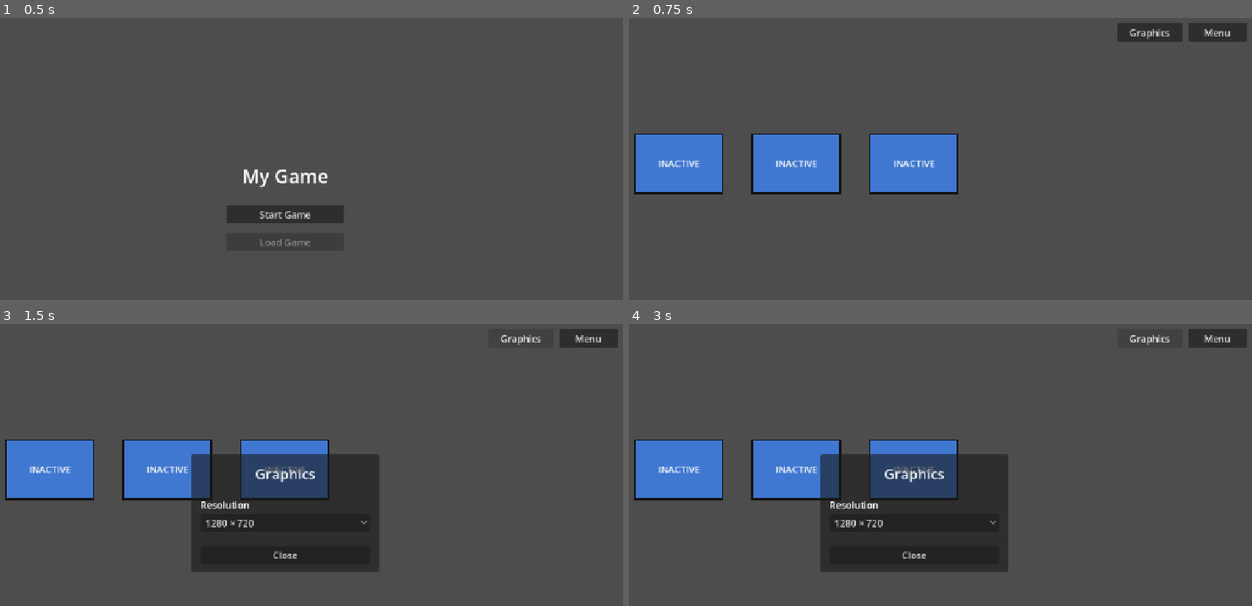
Above: before the commit, frames 1-4 (two rows, left to right).
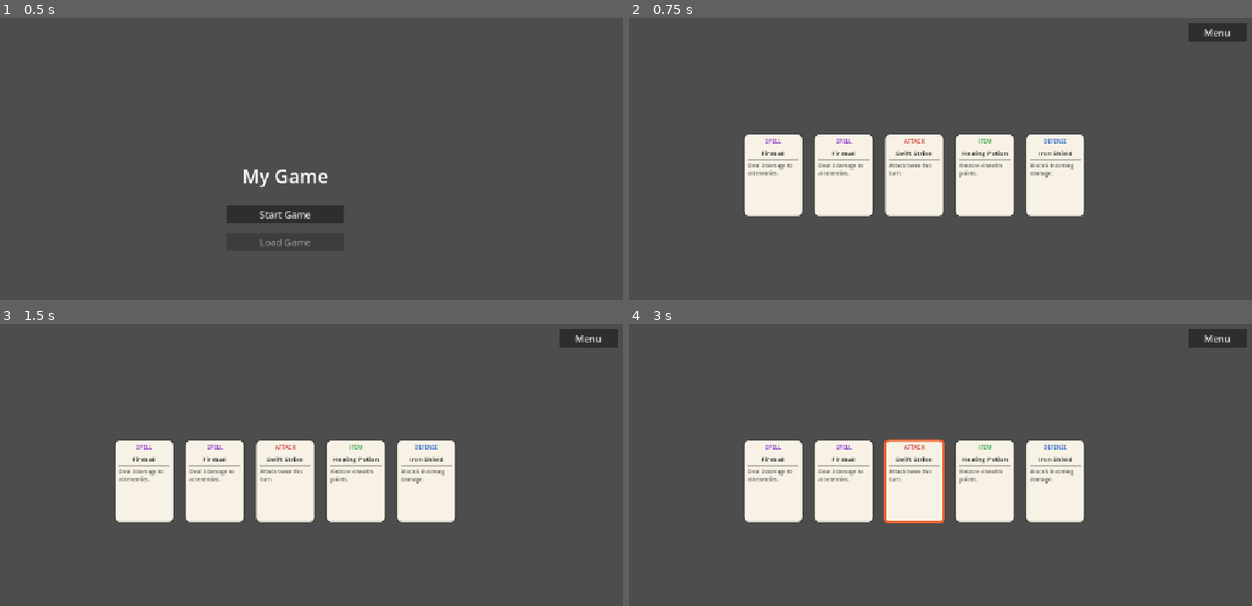
Above: after the commit, the same moments.

Repository: maomoney/proj2
Game: Godot game, scene res://main.tscn
The game is run twice, just before and just after one commit, with the same random seed, the same clock (stepped at 60 frames per second) and the same inputs.
Inputs (mouse positions are in pixels of both pictures, inside the frame that each line leads up to):
- Up to frame 1 (0.5 s): no input
- Up to frame 2 (0.75 s): click "Start Game" at 0.5 s
- Up to frame 3 (1.5 s): click (523, 338) at 1.25 s, where only the run before the commit has a clickable "Graphics"
- Up to frame 4 (3 s): click (915, 521) at 2 s, where only the run before the commit has a clickable "1280 × 720"; click (1152, 338) at 2.75 s, where only the run before the commit has a clickable "Graphics"

Frame 1 is identical in both runs. In frame 2, 19% of the frame differs, in the area x 0-89%, y 1-71%; in frame 3, 24%; in frame 4, 24%, in the area x 0-87%, y 3-89%.

Commit message:
cards

Diff:
--- /dev/null
+++ b/card.gd
@@ -0,0 +1,107 @@
+extends Node2D
+
+var card_size := Vector2(100, 140)
+var card_id: String = ""
+var is_active := false
+var dragging := false
+var drag_offset := Vector2.ZERO
+var press_pos := Vector2.ZERO
+
+const CORNER_RADIUS := 8.0
+const DRAG_THRESHOLD := 5.0
+const BG_COLOR        := Color(0.97, 0.95, 0.90)
+const BORDER_COLOR    := Color(0.25, 0.25, 0.25)
+const ACTIVE_BORDER   := Color(0.92, 0.38, 0.18)
+const BORDER_WIDTH    := 2.0
+const ACTIVE_BORDER_W := 4.0
+const TEXT_COLOR      := Color(0.1, 0.1, 0.1)
+const TEXT_COLOR_DIM  := Color(0.35, 0.35, 0.35)
+const SEPARATOR_COLOR := Color(0.75, 0.73, 0.68)
+
+const TYPE_COLORS := {
+	"Spell":   Color(0.52, 0.18, 0.80),
+	"Attack":  Color(0.80, 0.18, 0.18),
+	"Defense": Color(0.18, 0.40, 0.80),
+	"Item":    Color(0.18, 0.65, 0.28),
+	"Buff":    Color(0.78, 0.58, 0.05),
+	"Skill":   Color(0.08, 0.60, 0.70),
+}
+
+func _get_rounded_rect_points(rect: Rect2, radius: float, segments: int = 8) -> PackedVector2Array:
+	var points := PackedVector2Array()
+	var corners := [
+		[Vector2(rect.position.x + rect.size.x - radius, rect.position.y + radius), -PI / 2.0],
+		[Vector2(rect.position.x + rect.size.x - radius, rect.position.y + rect.size.y - radius), 0.0],
+		[Vector2(rect.position.x + radius, rect.position.y + rect.size.y - radius), PI / 2.0],
+		[Vector2(rect.position.x + radius, rect.position.y + radius), PI],
+	]
+	for corner in corners:
+		var center: Vector2 = corner[0]
+		var start: float = corner[1]
+		for i in segments + 1:
+			var angle := start + (PI / 2.0) * i / segments
+			points.append(center + Vector2(cos(angle), sin(angle)) * radius)
+	return points
+
+func _draw() -> void:
+	var rect := Rect2(Vector2.ZERO, card_size)
+	var points := _get_rounded_rect_points(rect, CORNER_RADIUS)
+
+	draw_polygon(points, PackedColorArray([BG_COLOR]))
+
+	var border_col := ACTIVE_BORDER if is_active else BORDER_COLOR
+	var border_w   := ACTIVE_BORDER_W if is_active else BORDER_WIDTH
+	var border_pts := PackedVector2Array(points)
+	border_pts.append(border_pts[0])
+	draw_polyline(border_pts, border_col, border_w, true)
+
+	if card_id.is_empty():
+		return
+	var data: Dictionary = CardData.CARDS.get(card_id, {})
+	if data.is_empty():
+		return
+
+	var font       := ThemeDB.fallback_font
+	var margin     := 7.0
+	var text_width := card_size.x - margin * 2.0
+
+	# Type
+	var type_str: String  = data.get("type", "")
+	var type_col: Color   = TYPE_COLORS.get(type_str, Color.GRAY)
+	draw_string(font, Vector2(margin, 15.0), type_str.to_upper(),
+			HORIZONTAL_ALIGNMENT_CENTER, text_width, 9, type_col)
+
+	draw_line(Vector2(margin, 21.0), Vector2(card_size.x - margin, 21.0), SEPARATOR_COLOR, 1.0)
+
+	# Name
+	var name_str: String = data.get("name", "")
+	draw_string(font, Vector2(margin, 36.0), name_str,
+			HORIZONTAL_ALIGNMENT_CENTER, text_width, 11, TEXT_COLOR)
+
+	draw_line(Vector2(margin, 43.0), Vector2(card_size.x - margin, 43.0), SEPARATOR_COLOR, 1.0)
+
+	# Description
+	var desc_str: String = data.get("description", "")
+	draw_multiline_string(font, Vector2(margin, 57.0), desc_str,
+			HORIZONTAL_ALIGNMENT_LEFT, text_width, 9, 4, TEXT_COLOR_DIM)
+
+func _unhandled_input(event: InputEvent) -> void:
+	if event is InputEventMouseButton and event.button_index == MOUSE_BUTTON_LEFT:
+		var local := to_local(event.position)
+		var in_card := Rect2(Vector2.ZERO, card_size).has_point(local)
+		if event.pressed:
+			if in_card:
+				dragging = true
+				drag_offset = local
+				press_pos = event.position
+				get_viewport().set_input_as_handled()
+		else:
+			if dragging:
+				if (event.position - press_pos).length() < DRAG_THRESHOLD:
+					is_active = !is_active
+					queue_redraw()
+				dragging = false
+				get_viewport().set_input_as_handled()
+	elif event is InputEventMouseMotion and dragging:
+		position = event.position - drag_offset
+		get_viewport().set_input_as_handled()
--- /dev/null
+++ b/card_data.gd
@@ -0,0 +1,12 @@
+class_name CardData
+
+const CARDS: Dictionary = {
+	"fireball":       {"name": "Fireball",       "description": "Deal 3 damage to all enemies.",    "type": "Spell"},
+	"iron_shield":    {"name": "Iron Shield",     "description": "Block 5 incoming damage.",         "type": "Defense"},
+	"swift_strike":   {"name": "Swift Strike",    "description": "Attack twice this turn.",          "type": "Attack"},
+	"healing_potion": {"name": "Healing Potion",  "description": "Restore 4 health points.",         "type": "Item"},
+	"thunder_bolt":   {"name": "Thunder Bolt",    "description": "Stun an enemy for 1 turn.",        "type": "Spell"},
+	"battle_cry":     {"name": "Battle Cry",      "description": "Boost attack by 2 this turn.",     "type": "Buff"},
+	"shadow_step":    {"name": "Shadow Step",     "description": "Dodge the next attack.",           "type": "Skill"},
+	"frost_nova":     {"name": "Frost Nova",      "description": "Freeze all enemies briefly.",      "type": "Spell"},
+}
--- a/game_state.gd
+++ b/game_state.gd
@@ -3,10 +3,10 @@
 var should_load_save := false
 const SAVE_PATH := "user://save.json"
 
-func save_game(boxes: Array) -> void:
-	var data := {"boxes": []}
-	for box in boxes:
-		data["boxes"].append({"x": box.position.x, "y": box.position.y, "active": box.is_active})
+func save_game(cards: Array) -> void:
+	var data := {"cards": []}
+	for card in cards:
+		data["cards"].append({"x": card.position.x, "y": card.position.y, "active": card.is_active, "card_id": card.card_id})
 	var file := FileAccess.open(SAVE_PATH, FileAccess.WRITE)
 	file.store_string(JSON.stringify(data))
 
@@ -18,8 +18,8 @@
 	json.parse(file.get_as_text())
 	var data = json.get_data()
 	var states: Array = []
-	for b in data["boxes"]:
-		states.append({"position": Vector2(b["x"], b["y"]), "active": b["active"]})
+	for c in data["cards"]:
+		states.append({"position": Vector2(c["x"], c["y"]), "active": c["active"], "card_id": c.get("card_id", "")})
 	return states
 
 func has_save() -> bool:
--- a/shop.gd
+++ b/shop.gd
@@ -1,11 +1,16 @@
 extends Node2D
 
 const RESOLUTIONS := [Vector2i(1280, 720), Vector2i(1920, 1080), Vector2i(2560, 1440), Vector2i(3840, 2160)]
+const CARD_SCRIPT := preload("res://card.gd")
+
+var card_count := 5
+var cards: Array[Node2D] = []
 
 func _ready() -> void:
 	$UI/Modal.hide()
 	$UI/SettingsModal.hide()
-	var res_dropdown: OptionButton = $UI/SettingsModal/MarginContainer/VBox/ResolutionOption
+
+	var res_dropdown: OptionButton = $UI/SettingsModal/MarginContainer/VBox/TabContainer/Graphics/ResolutionOption
 	for r in RESOLUTIONS:
 		res_dropdown.add_item("%d × %d" % [r.x, r.y])
 	var current := DisplayServer.window_get_size()
@@ -13,15 +18,38 @@
 		if RESOLUTIONS[i] == current:
 			res_dropdown.selected = i
 			break
+
 	if GameState.should_load_save:
 		GameState.should_load_save = false
 		var states := GameState.load_game()
-		var boxes := [$Box1, $Box2, $Box3]
-		for i in boxes.size():
+		card_count = states.size() if states.size() > 0 else card_count
+		_spawn_cards()
+		for i in cards.size():
 			if i < states.size():
-				boxes[i].position = states[i]["position"]
-				boxes[i].is_active = states[i]["active"]
-				boxes[i].queue_redraw()
+				cards[i].position = states[i]["position"]
+				cards[i].is_active = states[i]["active"]
+				cards[i].card_id = states[i].get("card_id", cards[i].card_id)
+				cards[i].queue_redraw()
+	else:
+		_spawn_cards()
+
+func _spawn_cards() -> void:
+	for card in cards:
+		card.queue_free()
+	cards.clear()
+	for i in card_count:
+		var card := Node2D.new()
+		card.set_script(CARD_SCRIPT)
+		card.name = "Card%d" % i
+		add_child(card)
+		var card_ids := CardData.CARDS.keys()
+		card.card_id = card_ids[randi() % card_ids.size()]
+		var card_width := 100.0
+		var spacing := 120.0
+		var total_span := (card_count - 1) * spacing + card_width
+		var start_x := (get_viewport_rect().size.x - total_span) / 2.0
+		card.position = Vector2(start_x + i * spacing, 200)
+		cards.append(card)
 
 func _on_menu_button_pressed() -> void:
 	$UI/Modal.show()
@@ -29,11 +57,13 @@
 func _on_close_button_pressed() -> void:
 	$UI/Modal.hide()
 
-func _on_graphics_button_pressed() -> void:
+func _on_settings_button_pressed() -> void:
+	$UI/Modal.hide()
 	$UI/SettingsModal.show()
 
 func _on_settings_close_pressed() -> void:
 	$UI/SettingsModal.hide()
+	$UI/Modal.show()
 
 func _on_resolution_selected(index: int) -> void:
 	var res: Vector2i = RESOLUTIONS[index]
@@ -41,5 +71,5 @@
 	get_window().move_to_center()
 
 func _on_save_exit_pressed() -> void:
-	GameState.save_game([$Box1, $Box2, $Box3])
+	GameState.save_game(cards)
 	get_tree().change_scene_to_file("res://main.tscn")
--- a/shop.tscn
+++ b/shop.tscn
@@ -1,22 +1,9 @@
-[gd_scene load_steps=3 format=3]
+[gd_scene load_steps=2 format=3]
 
 [ext_resource type="Script" path="res://shop.gd" id="1"]
-[ext_resource type="Script" path="res://box.gd" id="2"]
 
 [node name="Shop" type="Node2D"]
 script = ExtResource("1")
-
-[node name="Box1" type="Node2D" parent="."]
-position = Vector2(100, 200)
-script = ExtResource("2")
-
-[node name="Box2" type="Node2D" parent="."]
-position = Vector2(300, 200)
-script = ExtResource("2")
-
-[node name="Box3" type="Node2D" parent="."]
-position = Vector2(500, 200)
-script = ExtResource("2")
 
 [node name="UI" type="CanvasLayer" parent="."]
 
@@ -29,15 +16,6 @@
 offset_bottom = 42.0
 text = "Menu"
 
-[node name="GraphicsButton" type="Button" parent="UI"]
-anchor_left = 1.0
-anchor_right = 1.0
-offset_left = -230.0
-offset_right = -120.0
-offset_top = 10.0
-offset_bottom = 42.0
-text = "Graphics"
-
 [node name="Modal" type="Panel" parent="UI"]
 visible = false
 anchor_left = 0.5
@@ -45,9 +23,9 @@
 anchor_right = 0.5
 anchor_bottom = 0.5
 offset_left = -150.0
-offset_top = -110.0
+offset_top = -130.0
 offset_right = 150.0
-offset_bottom = 110.0
+offset_bottom = 130.0
 
 [node name="MarginContainer" type="MarginContainer" parent="UI/Modal"]
 anchor_right = 1.0
@@ -71,11 +49,19 @@
 layout_mode = 2
 custom_minimum_size = Vector2(0, 16)
 
+[node name="SettingsButton" type="Button" parent="UI/Modal/MarginContainer/VBox"]
+layout_mode = 2
+text = "Settings"
+
+[node name="Spacer2" type="Control" parent="UI/Modal/MarginContainer/VBox"]
+layout_mode = 2
+custom_minimum_size = Vector2(0, 8)
+
 [node name="SaveExitButton" type="Button" parent="UI/Modal/MarginContainer/VBox"]
 layout_mode = 2
 text = "Save and Exit"
 
-[node name="Spacer2" type="Control" parent="UI/Modal/MarginContainer/VBox"]
+[node name="Spacer3" type="Control" parent="UI/Modal/MarginContainer/VBox"]
 layout_mode = 2
 custom_minimum_size = Vector2(0, 8)
 
@@ -89,10 +75,10 @@
 anchor_top = 0.5
 anchor_right = 0.5
 anchor_bottom = 0.5
-offset_left = -160.0
-offset_top = -100.0
-offset_right = 160.0
-offset_bottom = 100.0
+offset_left = -175.0
+offset_top = -150.0
+offset_right = 175.0
+offset_bottom = 150.0
 
 [node name="MarginContainer" type="MarginContainer" parent="UI/SettingsModal"]
 anchor_right = 1.0
@@ -104,36 +90,55 @@
 
 [node name="VBox" type="VBoxContainer" parent="UI/SettingsModal/MarginContainer"]
 layout_mode = 2
-alignment = 1
 
 [node name="Title" type="Label" parent="UI/SettingsModal/MarginContainer/VBox"]
 layout_mode = 2
-text = "Graphics"
+text = "Settings"
 horizontal_alignment = 1
 theme_override_font_sizes/font_size = 24
 
 [node name="Spacer" type="Control" parent="UI/SettingsModal/MarginContainer/VBox"]
 layout_mode = 2
-custom_minimum_size = Vector2(0, 16)
+custom_minimum_size = Vector2(0, 8)
 
-[node name="ResolutionLabel" type="Label" parent="UI/SettingsModal/MarginContainer/VBox"]
+[node name="TabContainer" type="TabContainer" parent="UI/SettingsModal/MarginContainer/VBox"]
+layout_mode = 2
+size_flags_vertical = 3
+
+[node name="Graphics" type="VBoxContainer" parent="UI/SettingsModal/MarginContainer/VBox/TabContainer"]
+layout_mode = 2
+
+[node name="Spacer" type="Control" parent="UI/SettingsModal/MarginContainer/VBox/TabContainer/Graphics"]
+layout_mode = 2
+custom_minimum_size = Vector2(0, 8)
+
+[node name="ResolutionLabel" type="Label" parent="UI/SettingsModal/MarginContainer/VBox/TabContainer/Graphics"]
 layout_mode = 2
 text = "Resolution"
 
-[node name="ResolutionOption" type="OptionButton" parent="UI/SettingsModal/MarginContainer/VBox"]
+[node name="ResolutionOption" type="OptionButton" parent="UI/SettingsModal/MarginContainer/VBox/TabContainer/Graphics"]
 layout_mode = 2
+
+[node name="Audio" type="VBoxContainer" parent="UI/SettingsModal/MarginContainer/VBox/TabContainer"]
+layout_mode = 2
+
+[node name="Placeholder" type="Label" parent="UI/SettingsModal/MarginContainer/VBox/TabContainer/Audio"]
+layout_mode = 2
+text = "Audio settings coming soon."
+horizontal_alignment = 1
+vertical_alignment = 1
 
 [node name="Spacer2" type="Control" parent="UI/SettingsModal/MarginContainer/VBox"]
 layout_mode = 2
-custom_minimum_size = Vector2(0, 16)
+custom_minimum_size = Vector2(0, 8)
 
 [node name="CloseButton" type="Button" parent="UI/SettingsModal/MarginContainer/VBox"]
 layout_mode = 2
 text = "Close"
 
 [connection signal="pressed" from="UI/MenuButton" to="." method="_on_menu_button_pressed"]
-[connection signal="pressed" from="UI/GraphicsButton" to="." method="_on_graphics_button_pressed"]
-[connection signal="item_selected" from="UI/SettingsModal/MarginContainer/VBox/ResolutionOption" to="." method="_on_resolution_selected"]
-[connection signal="pressed" from="UI/SettingsModal/MarginContainer/VBox/CloseButton" to="." method="_on_settings_close_pressed"]
+[connection signal="pressed" from="UI/Modal/MarginContainer/VBox/SettingsButton" to="." method="_on_settings_button_pressed"]
 [connection signal="pressed" from="UI/Modal/MarginContainer/VBox/SaveExitButton" to="." method="_on_save_exit_pressed"]
 [connection signal="pressed" from="UI/Modal/MarginContainer/VBox/CloseButton" to="." method="_on_close_button_pressed"]
+[connection signal="item_selected" from="UI/SettingsModal/MarginContainer/VBox/TabContainer/Graphics/ResolutionOption" to="." method="_on_resolution_selected"]
+[connection signal="pressed" from="UI/SettingsModal/MarginContainer/VBox/CloseButton" to="." method="_on_settings_close_pressed"]
Not shown, added: card.gd.uid
Not shown, added: card_data.gd.uid
